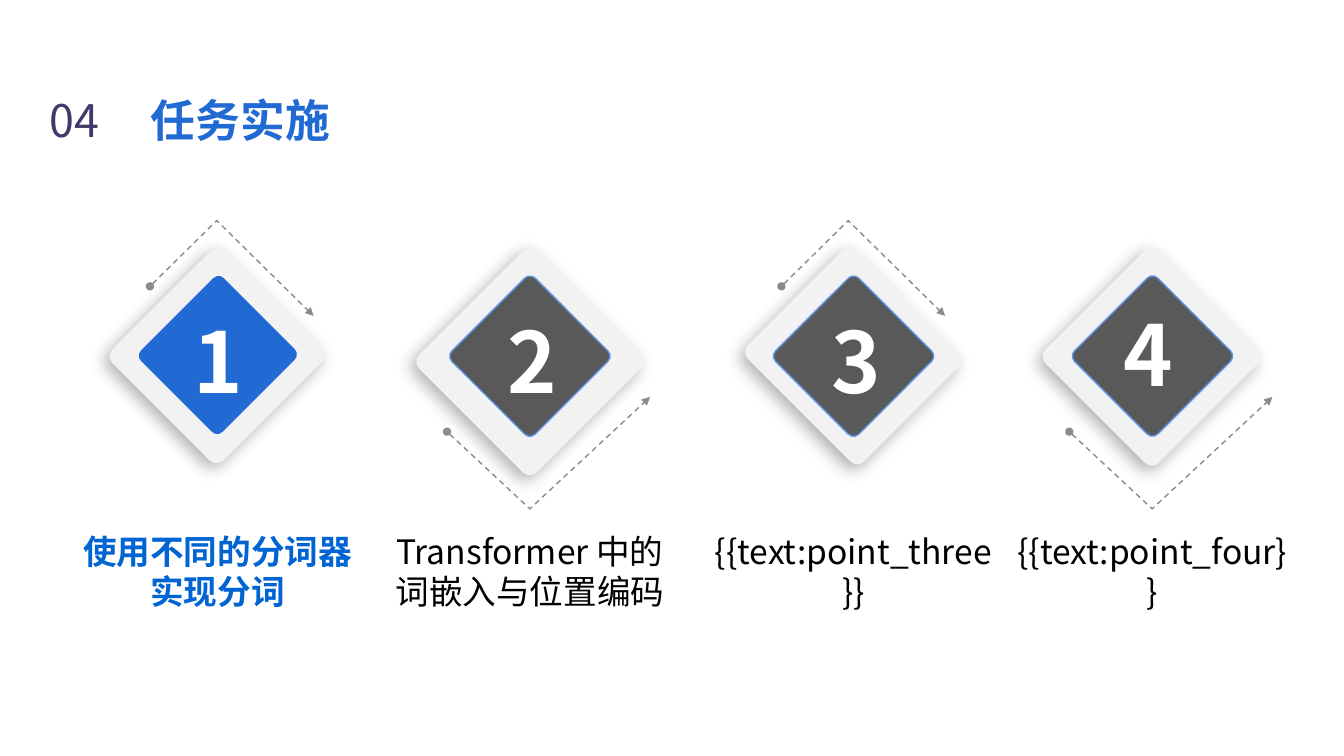
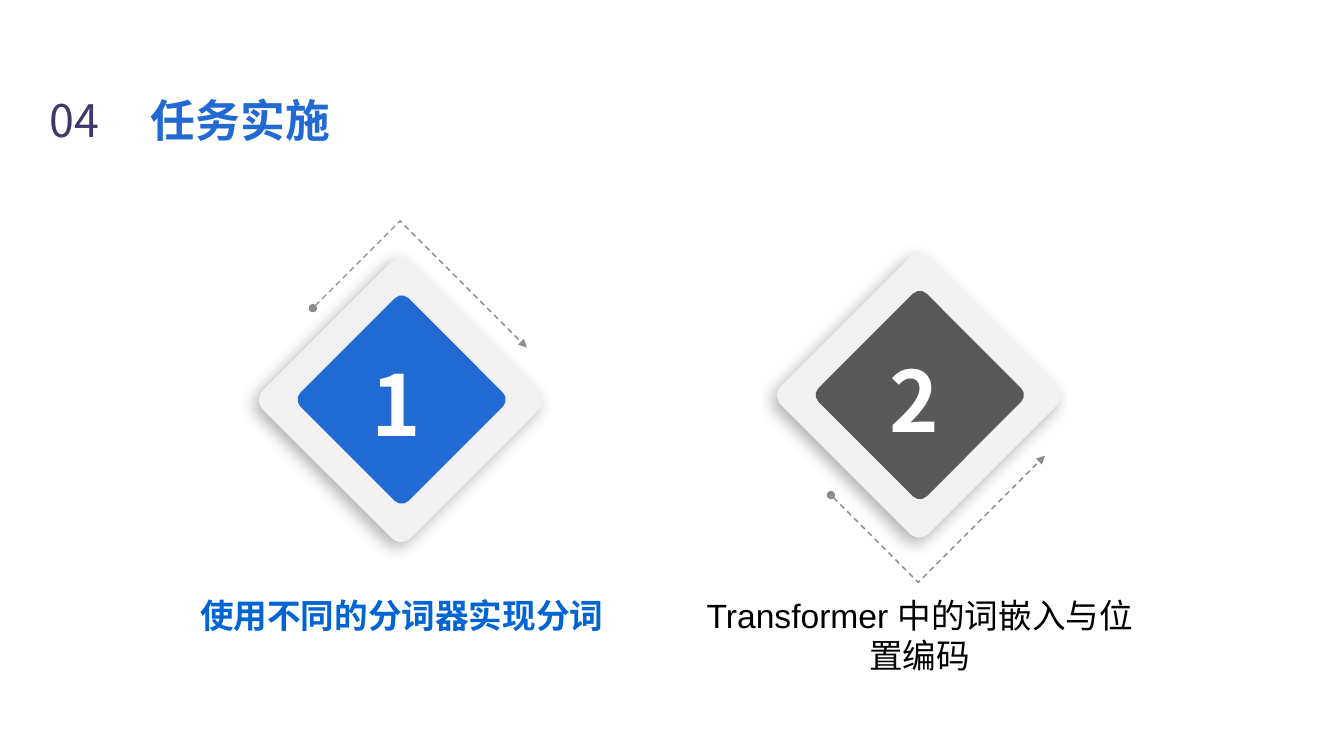
Before and after one commit to Silence1628/Ai_PPT, a slide deck: slide 1 of PPT_Perception/temp/task/task3_task.pptx. Drawn at 1344x756 pixels with LibreOffice and Linux fonts; fonts in the diff are those of the drawing; background and template pictures are left out. Boxes give left, top, right and bottom in pixels: in the first picture for what was removed or moved away, otherwise in the second. Text is boxed around its words. In the diff, an @@ line names an element or a change of style, - is before the commit and + after.

```diff
--- a/PPT_Perception/temp/task/task3_task.pptx
+++ b/PPT_Perception/temp/task/task3_task.pptx
@@ freeform shape: place and size @@
-freeform shape at box(150, 221, 314, 317)
+freeform shape at box(313, 221, 526, 348)
@@ freeform shape removed at box(781, 221, 945, 317) @@
@@ rounded rectangle removed at box(106, 243, 330, 467) @@
@@ rounded rectangle: place and size @@
-rounded rectangle at box(412, 244, 648, 480)
+rounded rectangle at box(253, 252, 548, 547)
@@ rounded rectangle: place and size @@
-rounded rectangle at box(741, 244, 966, 468)
+rounded rectangle at box(771, 248, 1067, 543)
@@ rounded rectangle removed at box(1039, 244, 1265, 470) @@
@@ rounded rectangle: place and size @@
-rounded rectangle at box(136, 273, 300, 437)
+rounded rectangle at box(294, 292, 511, 509)
@@ rounded rectangle removed at box(446, 273, 613, 440) @@
@@ rounded rectangle: place and size @@
-rounded rectangle at box(770, 273, 937, 440)
+rounded rectangle at box(812, 287, 1029, 504)
@@ rounded rectangle at box(812, 287, 1029, 504): outline #6096E6 1 pt to none @@
@@ rounded rectangle removed at box(1070, 273, 1236, 440) @@
@@ text removed at box(832, 329, 882, 414) @@
-3
@@ text removed at box(1123, 301, 1173, 386) @@
-4
@@ text "1" rewrapped from box(193, 330, 243, 414) to box(372, 373, 422, 436) @@
@@ text "2" rewrapped from box(507, 329, 557, 414) to box(890, 368, 940, 432) @@
@@ freeform shape removed at box(1070, 397, 1273, 509) @@
@@ freeform shape: place and size @@
-freeform shape at box(447, 397, 650, 509)
+freeform shape at box(831, 456, 1045, 583)
@@ text removed at box(715, 537, 992, 572) @@
-{{text:point_three}}
@@ text removed at box(1018, 537, 1288, 572) @@
-{{text:point_four}}
@@ text "使用不同的分词器实现分词" rewrapped from box(83, 535, 352, 607) to box(200, 599, 603, 631) @@
@@ text "Transformer 中的词嵌入与位置编码": place and size @@
-text "Transformer 中的词嵌入与位置编码" at box(396, 535, 665, 607)
+text "Transformer 中的词嵌入与位置编码" at box(707, 599, 1133, 671)
@@ text "Transformer 中的词嵌入与位置编码" at box(707, 599, 1133, 671): font Noto Sans CJK SC to Arial @@
```
Also in this commit, not shown: 1 other slide changed, 23 other files.
